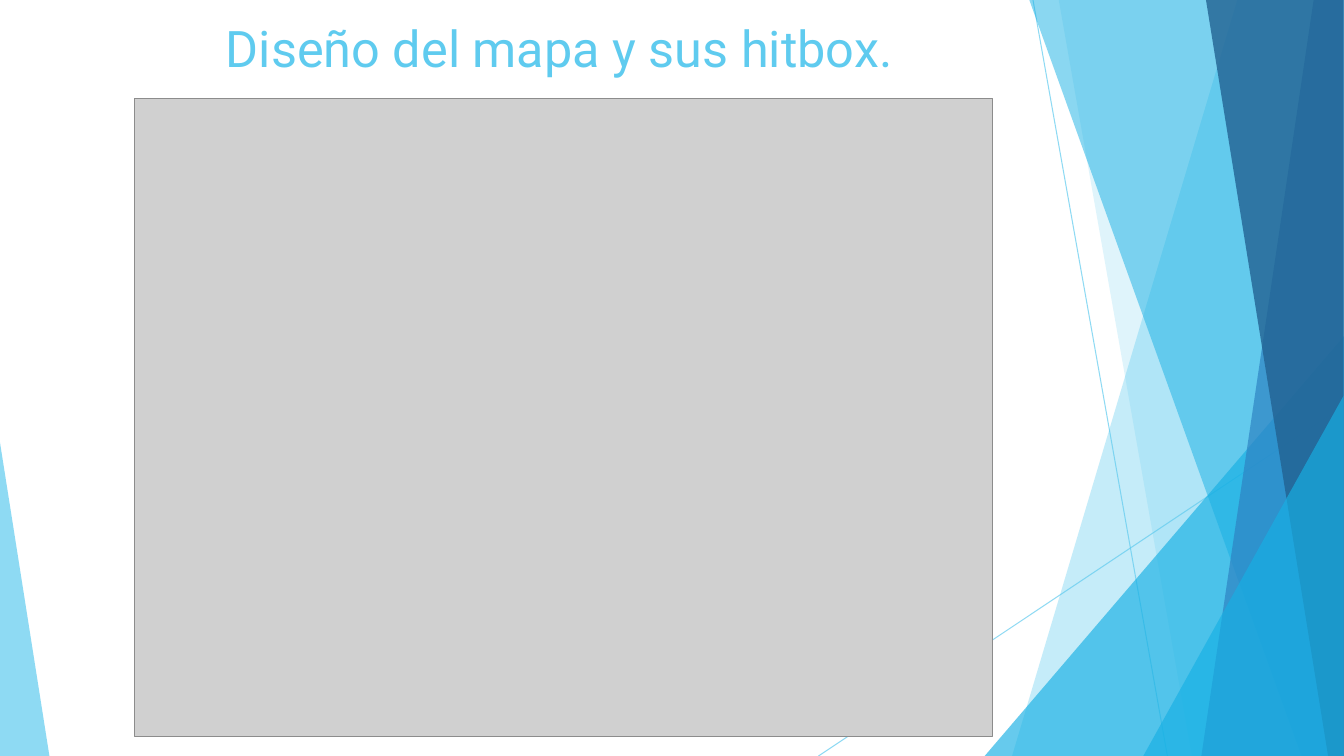
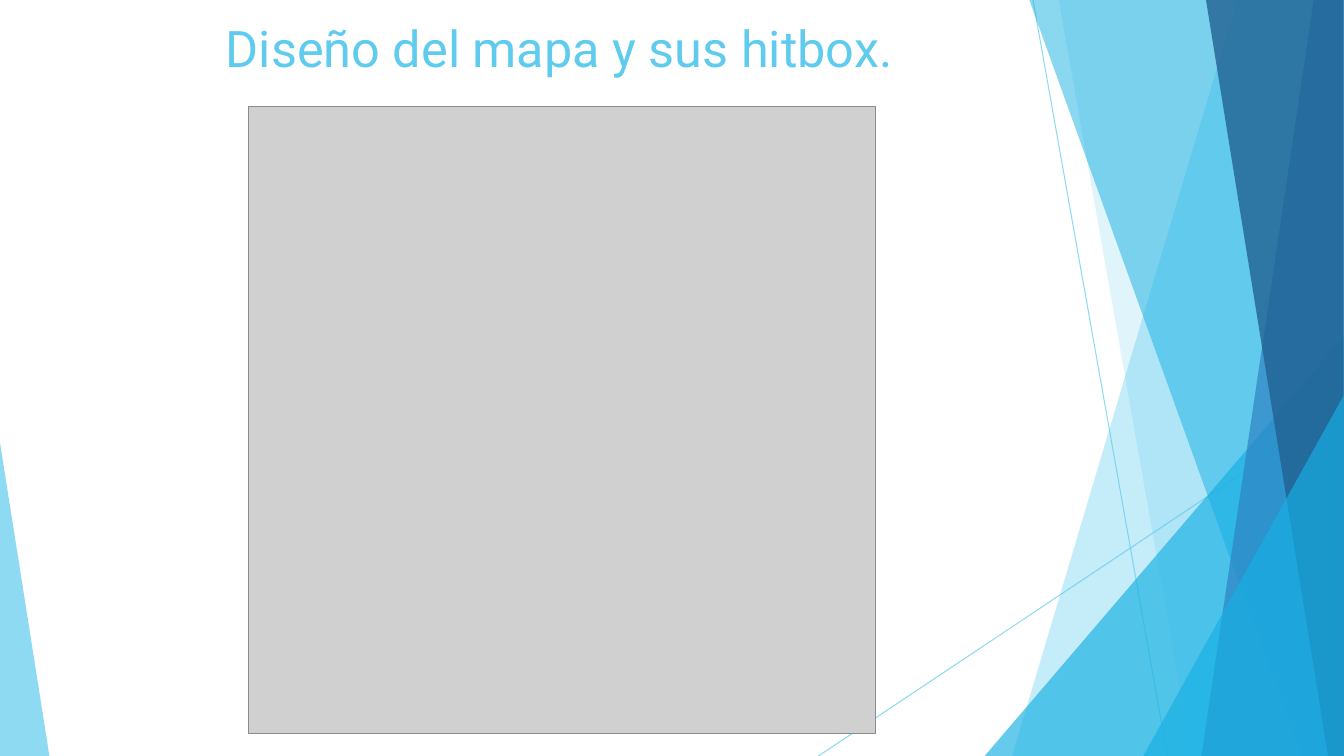
Before and after one commit to vicquiroz/SlimeSmasher, a slide deck: slide 11 of burndown y trabajo de equipo/Presentacion Sprint 1.pptx (slide 10 before the commit). Drawn at 1344x756 pixels with LibreOffice and Linux fonts; fonts in the diff are those of the drawing; grey boxes stand for pictures. Boxes give left, top, right and bottom in pixels: in the first picture for what was removed or moved away, otherwise in the second. Text is boxed around its words. In the diff, an @@ line names an element or a change of style, - is before the commit and + after.

```diff
--- a/burndown y trabajo de equipo/Presentacion Sprint 1.pptx
+++ b/burndown y trabajo de equipo/Presentacion Sprint 1.pptx
@@ picture: place and size @@
-picture at (134,98,992,736)
+picture at (249,107,876,734)
@@ triangle at (985,336,1344,756): fill #17B0E4 at 66% opacity to #16B0E3 at 66% opacity @@
```
Also in this commit, not shown: 12 other slides changed, 1 slide added.
